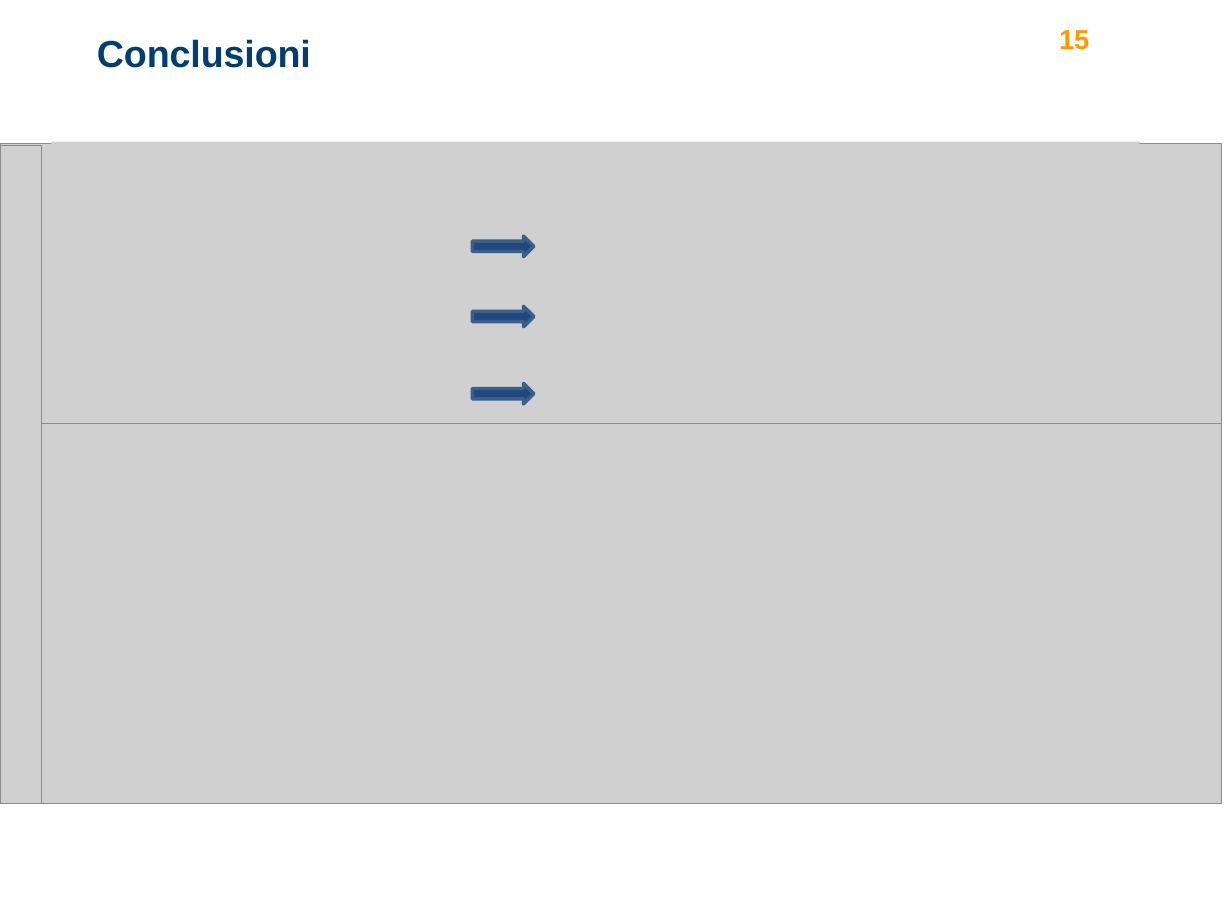
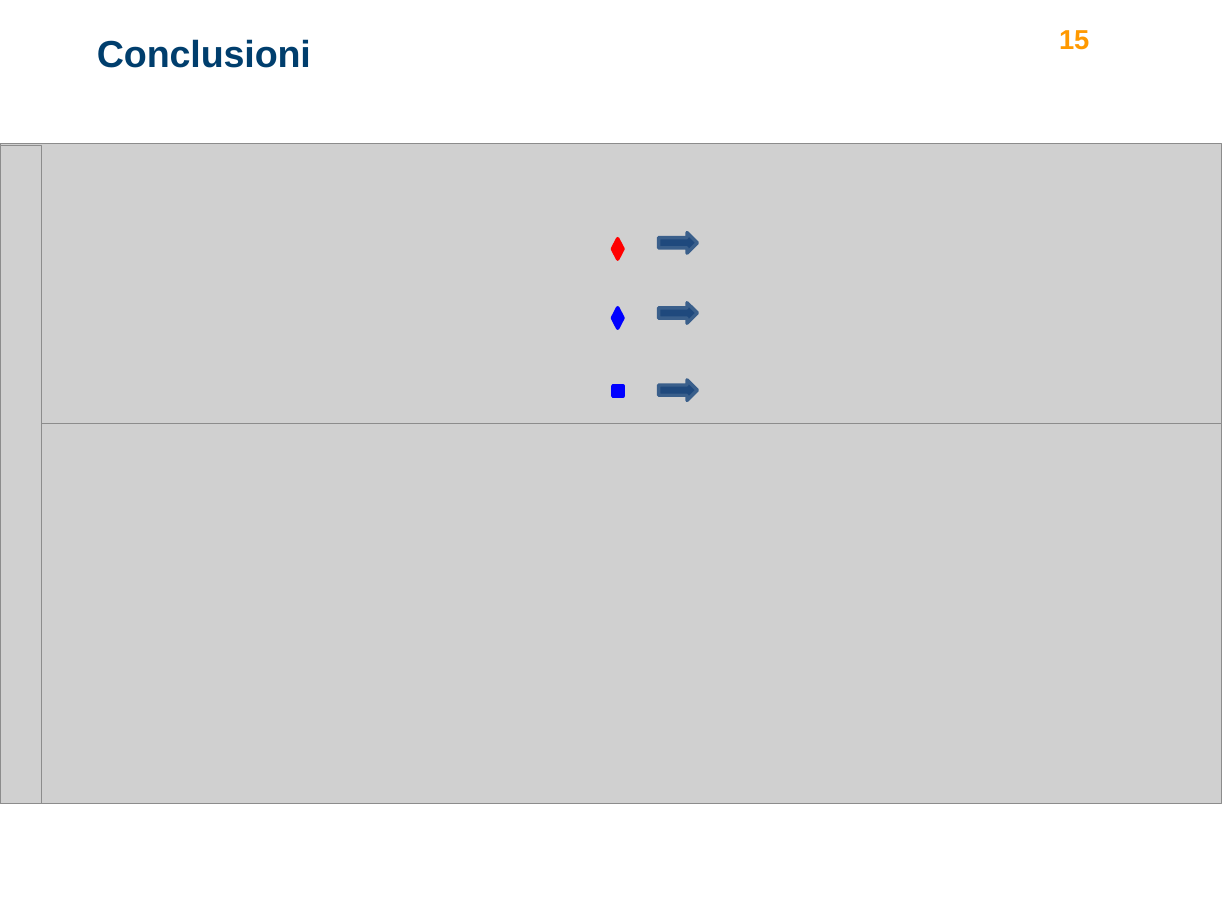
Before and after one commit to turcualexd/IAMS-progetto, a slide deck: slide 15 of Modelli relazione/ppt_presentazione.pptx. Drawn at 1232x924 pixels with LibreOffice and Linux fonts; fonts in the diff are those of the drawing; grey boxes stand for pictures; background and template pictures are left out. Boxes give left, top, right and bottom in pixels: in the first picture for what was removed or moved away, otherwise in the second. Text is boxed around its words. In the diff, an @@ line names an element or a change of style, - is before the commit and + after.

```diff
--- a/Modelli relazione/ppt_presentazione.pptx
+++ b/Modelli relazione/ppt_presentazione.pptx
@@ picture: place and size @@
-picture at [52, 142, 1140, 415]
+picture at [51, 144, 1149, 418]
@@ diamond added at [612, 239, 623, 260], fill #FF0000, outline #FF0000 2 pt @@
@@ right arrow: place and size @@
-right arrow at [472, 237, 533, 257]
+right arrow at [659, 233, 697, 254]
@@ diamond added at [612, 308, 623, 329], fill #0000FF, outline #0000FF 2 pt @@
@@ right arrow: place and size @@
-right arrow at [472, 307, 533, 328]
+right arrow at [659, 303, 697, 324]
@@ rectangle added at [612, 386, 622, 395], fill #0000FF, outline #0000FF 2 pt @@
@@ right arrow: place and size @@
-right arrow at [472, 383, 533, 404]
+right arrow at [659, 379, 697, 400]
```
